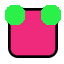
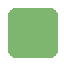
Two versions of the same layered image (64 x 64). Layer-by-layer changes:
hid "Ellipse 2" over [41, 5, 61, 25]
hid "Ellipse 1" over [5, 5, 25, 25]
painted on "Abgerundetes Rechteck 1" over [8, 8, 58, 58]
